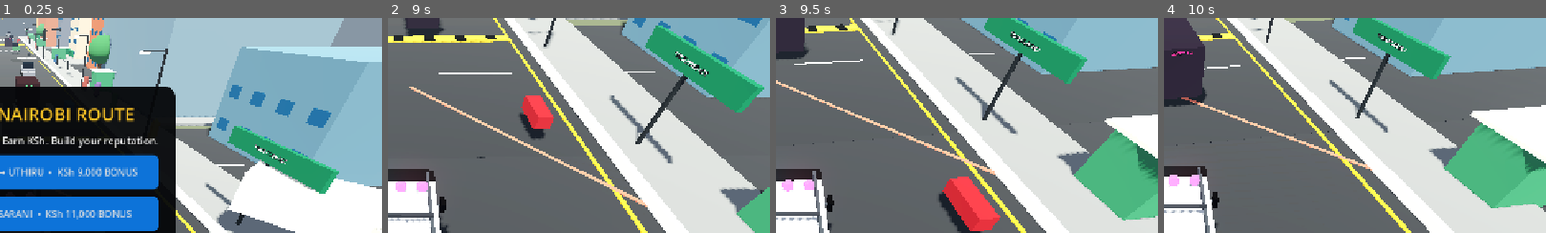
Above: before the commit, frames 1-4 (left to right).
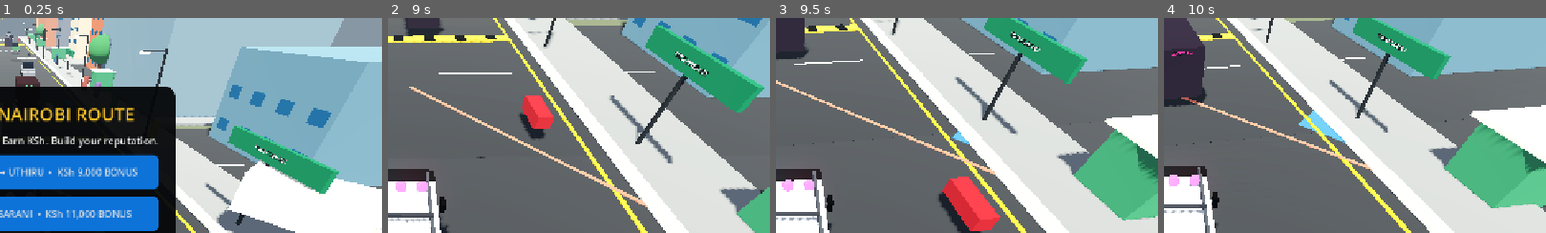
Above: after the commit, the same moments.

Repository: beathubonline-arch/Matatu-Mayhem
Game: Godot game, scene res://scenes/main/Main.tscn
Two runs of this game, one before a commit and one after it. Both use one fixed random seed, a clock stepped at 60 frames per second and the inputs below.
Inputs (mouse positions are % of the whole screen's width and height, from its top left):
- Up to frame 1 (0.25 s): no input
- Up to frame 2 (9 s): tap Enter at 0.5 s; move the mouse to (72, 45) at 0.52 s; hold D (steer_right) 0.53-1.28 s; hold N (radio_next) 0.53-1.28 s; click (72, 45) at 0.67 s; move the mouse to (30, 55) at 1.27 s; hold S (brake) 1.28-2.03 s; tap M (radio_toggle) at 1.35, 5.85 s; move the mouse to (60, 28) at 2.02 s; hold D (steer_right) 2.03-2.78 s; tap L every 2.25 s from 2.1 to 8.85 s; move the mouse to (45, 70) at 2.77 s; hold W (accelerate) 2.78-3.53 s; tap N (radio_next) at 2.85, 7.35 s; click (45, 70) at 2.92 s; move the mouse to (80, 65) at 3.52 s; hold M (radio_toggle) 3.53-4.28 s; hold A (steer_left) 3.53-5.03 s; move the mouse to (20, 35) at 4.27 s; move the mouse to (55, 50) at 5.02 s; hold S (brake) 5.03-5.78 s; hold N (radio_next) 5.03-5.78 s; click (55, 50) at 5.17 s; move the mouse to (35, 25) at 5.77 s; hold D (steer_right) 5.78-6.53 s; move the mouse to (72, 45) at 6.52 s; hold W (accelerate) 6.53-7.28 s; move the mouse to (30, 55) at 7.27 s; hold D (steer_right) 7.28-8.03 s; click (30, 55) at 7.42 s; move the mouse to (60, 28) at 8.02 s; hold S (brake) 8.03-8.78 s; hold M (radio_toggle) 8.03-8.78 s; move the mouse to (45, 70) at 8.77 s; hold A (steer_left) from 8.78 s (still down)
- Up to frame 3 (9.5 s): keep holding A (steer_left)
- Up to frame 4 (10 s): move the mouse to (80, 65) at 9.52 s; release A (steer_left) at 9.53 s; hold W (accelerate) from 9.53 s (still down); hold N (radio_next) from 9.53 s (still down); click (80, 65) at 9.67 s
The pictures show only the part of the screen within x 50-100%, y 0-50%; the shares and areas given below are measured in that part.

Frames 1-2 are identical in both runs. In frame 3, 0.1% of the frame differs, in the area x 46-51%, y 52-59%; in frame 4, 0.5%, in the area x 35-48%, y 43-59%.

Commit message:
Keep corridor traffic on-road at route endpoints

Diff:
--- a/scripts/traffic/CorridorTrafficManager.gd
+++ b/scripts/traffic/CorridorTrafficManager.gd
@@ -25,8 +25,9 @@
 	var vehicle := CharacterBody3D.new()
 	vehicle.position = a.lerp(b, 0.25 + 0.15 * float(index % 4)) + Vector3(direction.z, 0.55, -direction.x) * (2.6 if index % 2 == 0 else -2.6)
 	vehicle.set_meta("points", points)
-	vehicle.set_meta("point_index", segment_index + 1)
-	vehicle.set_meta("forward", index % 2 == 0)
+	var forward := index % 2 == 0
+	vehicle.set_meta("point_index", segment_index + 1 if forward else segment_index)
+	vehicle.set_meta("forward", forward)
 	vehicle.set_meta("lane_offset", 2.6 if index % 2 == 0 else -2.6)
 	vehicle.set_meta("speed", 7.0 + float(index % 3))
 	vehicle.set_collision_layer_value(1, true)
@@ -66,13 +67,18 @@
 		if to_target.length() < 5.0:
 			var forward: bool = bool(vehicle.get_meta("forward", true))
 			if forward:
-				point_index += 1
-				if point_index >= points.size():
-					point_index = 0
+				if point_index >= points.size() - 1:
+					forward = false
+					point_index = maxi(points.size() - 2, 0)
+				else:
+					point_index += 1
 			else:
-				point_index -= 1
-				if point_index < 0:
-					point_index = points.size() - 1
+				if point_index <= 0:
+					forward = true
+					point_index = mini(1, points.size() - 1)
+				else:
+					point_index -= 1
+			vehicle.set_meta("forward", forward)
 			vehicle.set_meta("point_index", point_index)
 			target = points[point_index]
 			to_target = target - vehicle.global_position
